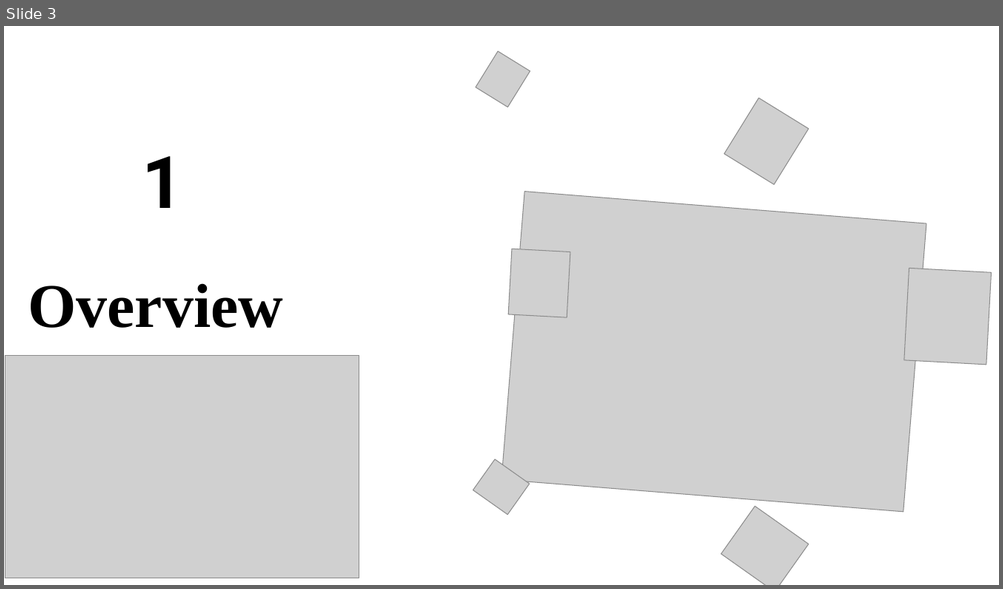
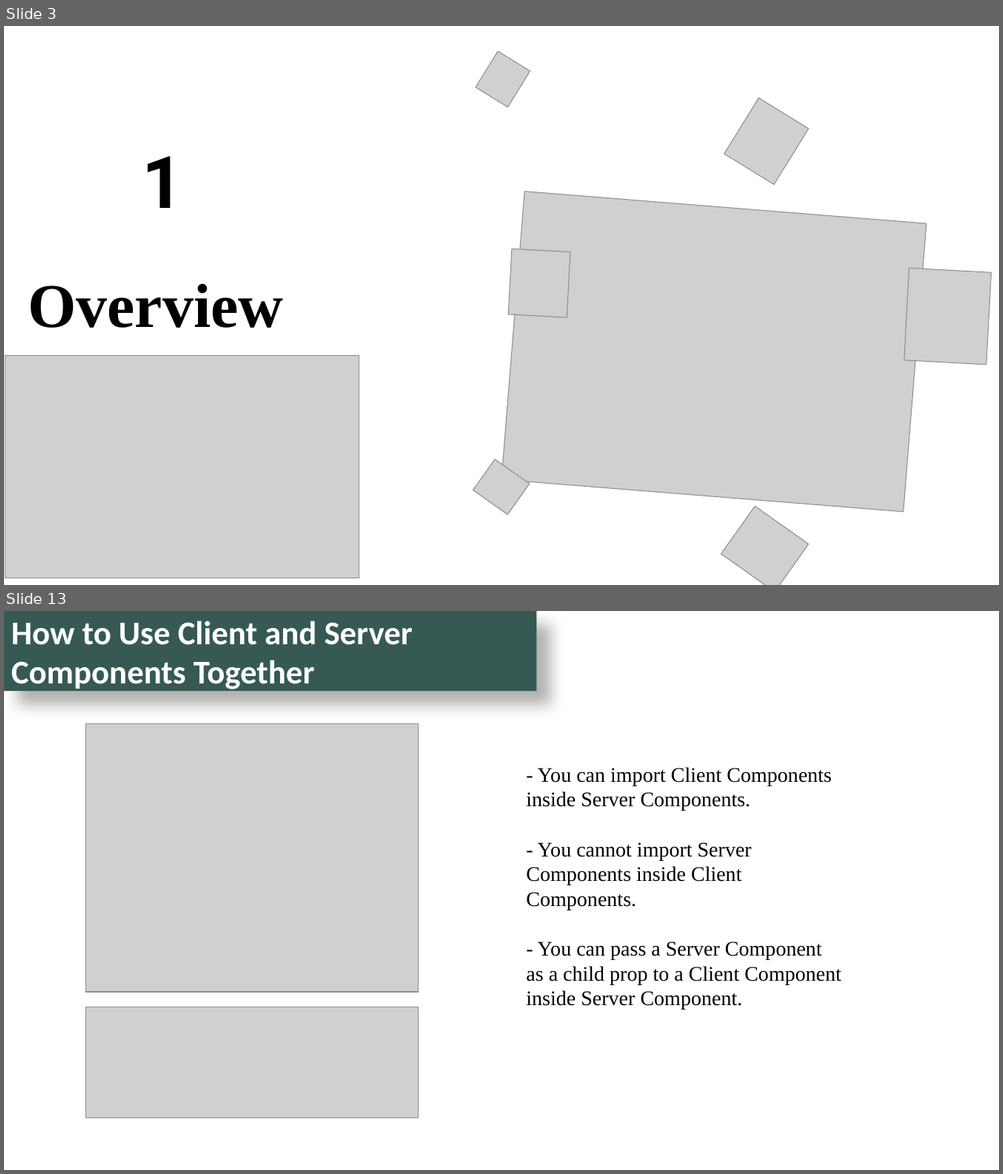
Before and after one commit to PinkPigPinkPig/seminar-rsc, a slide deck: RSC final.pptx. Shown one above the other, each under a label of ours: slide 3 before the commit, slides 3 and 13 after it; the slides between them are not shown. The pictures are 1003x589 and 1003x1174 pixels, drawn with LibreOffice and Linux fonts; fonts in the diff are those of the drawing; grey boxes stand for pictures; background and template pictures are left out. Boxes give left, top, right and bottom in pixels: in the first picture for what was removed or moved away, otherwise in the second. Text is boxed around its words. In the diff, an @@ line names an element or a change of style, - is before the commit and + after.

```diff
--- a/RSC final.pptx
+++ b/RSC final.pptx
@@ slide 13 added at [4, 611, 999, 1170], background #FFFFFF @@
@@ rectangle added at [4, 611, 537, 691], fill #365954, 32 pt, text #FFFFFF, bold @@
+How to Use Client and Server Components Together
@@ picture added at [85, 723, 418, 992] @@
@@ text added at [526, 767, 841, 1010], 20 pt, text #000000 @@
+- You can import Client Components inside Server Components.
+- You cannot import Server Components inside Client Components.
+- You can pass a Server Component as a child prop to a Client Component inside Server Component.
@@ picture added at [85, 1007, 418, 1119] @@
```
Also in this commit, not shown: 15 slides changed, 6 other slides added, 6 slides removed.
